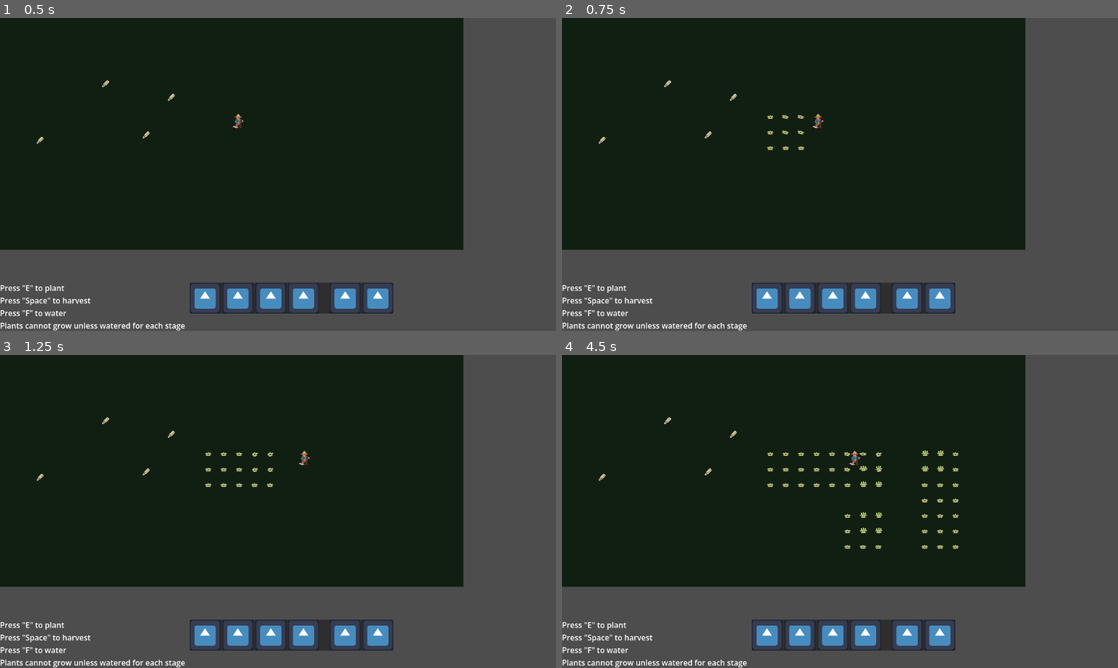
Above: before the commit, frames 1-4 (two rows, left to right).
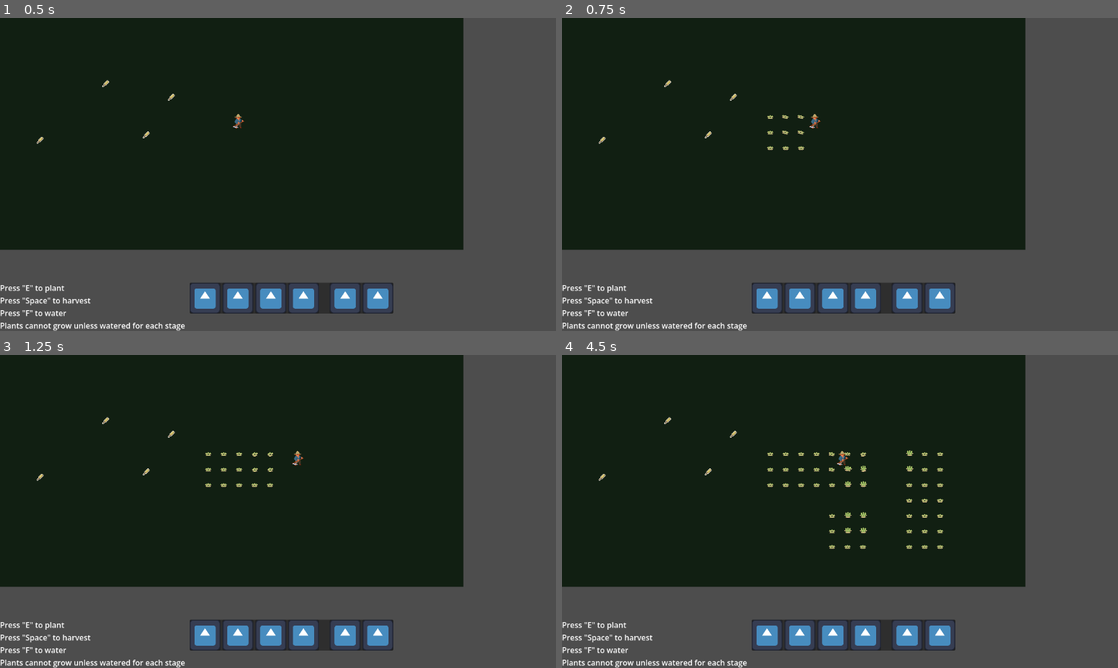
Above: after the commit, the same moments.

Repository: scumpiest/juniper-jam
Game: Godot game, scene res://scenes/main.tscn
The game is run twice, just before and just after one commit, with the same random seed, the same clock (stepped at 60 frames per second) and the same inputs. The engine's default icon, where the game draws it, is replaced by a stand-in: a white triangle on a blue panel in a dark square.
Inputs (mouse positions are in pixels of both pictures, inside the frame that each line leads up to):
- Up to frame 1 (0.5 s): no input
- Up to frame 2 (0.75 s): tap E (plant_seeds) at 0.5 s; move the mouse to (962, 158) at 0.52 s; hold D (move_right) from 0.53 s (still down); hold Space (harvest) from 0.53 s (still down)
- Up to frame 3 (1.25 s): keep holding D (move_right); keep holding Space (harvest); tap E (plant_seeds) at 0.8 s
- Up to frame 4 (4.5 s): tap E (plant_seeds) at 1.25, 1.35, 2, 2.75, 3.05, 3.5 s; move the mouse to (728, 527) at 1.27 s; release D (move_right) at 1.28 s; release Space (harvest) at 1.28 s; hold S (move_down) 1.28-2.03 s; tap F (water) at 1.55, 3.8 s; move the mouse to (895, 442) at 2.02 s; hold D (move_right) 2.03-2.78 s; hold F (water) 2.03-2.78 s; tap Space (harvest) at 2.3, 2.85 s; move the mouse to (812, 574) at 2.77 s; hold W (move_up) 2.78-3.53 s; move the mouse to (1006, 558) at 3.52 s; hold E (plant_seeds) 3.53-4.28 s; hold A (move_left) from 3.53 s (still down); move the mouse to (673, 464) at 4.27 s; tap 1 (slot_1) at 4.35 s

Frame 1 is identical in both runs. In frame 2, less than 0.1% of the frame differs, in the area x 44-48%, y 30-36%; in frame 3, less than 0.1%; in frame 4, 0.6%, in the area x 48-72%, y 30-62%.

Commit message:
Added State Machine
works fully
just needs animations

Diff:
--- a/scenes/player.gd
+++ b/scenes/Player/player.gd
@@ -1,6 +1,5 @@
 extends CharacterBody2D
 
-@export var speed: float = 200.0
 
 @onready var _harvest_area: Area2D = $HarvestArea
 @onready var inventory_ui: CanvasLayer = $InventoryUI
@@ -17,18 +16,15 @@
 
 
 func _process(_delta: float) -> void:
-	var direction := Input.get_vector("move_left", "move_right", "move_up", "move_down")
-	if _can_move:
-		velocity = direction * speed
-	move_and_slide()
+	pass
 
 
 func _unhandled_input(event: InputEvent) -> void:
-	if _can_move:
-		if event.is_action_pressed("harvest"):
-			_try_harvest()
-		if event.is_action_pressed("water"):
-			_try_water()
+	#if _can_move:
+		#if event.is_action_pressed("harvest"):
+			#_try_harvest()
+		#if event.is_action_pressed("water"):
+		#	_try_water()
 	if event.is_action_pressed("inventory"):
 		inventory_ui.visible = !inventory_ui.visible
 		get_tree().paused = !get_tree().paused
@@ -39,11 +35,12 @@
 		if area.is_in_group("crops") and area.has_method("water"):
 			area.water()
 
-
 func _try_harvest() -> void:
 	for area in _harvest_area.get_overlapping_areas():
 		if area.is_in_group("crops") and area.has_method("harvest") and area._current_stage >= area.FINAL_STAGE:
 			area.harvest()
+
+
 
 
 func _on_crop_entered(area: Area2D) -> void:
--- a/scenes/player.tscn
+++ b/scenes/Player/player.tscn
@@ -1,8 +1,14 @@
 [gd_scene format=3 uid="uid://b6imc1i5sl1"]
 
-[ext_resource type="Script" uid="uid://lwh4081sy36q" path="res://scenes/player.gd" id="1_g2els"]
+[ext_resource type="Script" uid="uid://lwh4081sy36q" path="res://scenes/Player/player.gd" id="1_g2els"]
 [ext_resource type="Texture2D" uid="uid://efthg43euj63" path="res://assets/rogues.png" id="2_qhqgy"]
 [ext_resource type="PackedScene" uid="uid://dx1rhfhqivr03" path="res://scenes/Inventory/inventory_ui.tscn" id="3_qhqgy"]
+[ext_resource type="Script" uid="uid://dcfd4qe1bdffi" path="res://scenes/States/state_machine.gd" id="4_c4h5g"]
+[ext_resource type="Script" uid="uid://ddpe8c85my62p" path="res://scenes/States/IdleState.gd" id="5_uiqp4"]
+[ext_resource type="Script" uid="uid://pv33efjejljx" path="res://scenes/States/MovingState.gd" id="6_hvfru"]
+[ext_resource type="Script" uid="uid://ciove08ddvm1s" path="res://scenes/States/HarvestState.gd" id="7_a06cl"]
+[ext_resource type="Script" uid="uid://cp5xip800scyr" path="res://scenes/States/WateringState.gd" id="8_dl1wr"]
+[ext_resource type="Script" uid="uid://chcj7idnd6bgj" path="res://scenes/States/PlantingState.gd" id="9_wwtew"]
 
 [sub_resource type="TileSetAtlasSource" id="TileSetAtlasSource_dqkch"]
 texture = ExtResource("2_qhqgy")
@@ -102,3 +108,31 @@
 
 [node name="InventoryUI" parent="InventoryUI/ColorRect" unique_id=1571437587 instance=ExtResource("3_qhqgy")]
 layout_mode = 1
+
+[node name="StateMachine" type="Node" parent="." unique_id=1759923455 node_paths=PackedStringArray("initial_state")]
+script = ExtResource("4_c4h5g")
+initial_state = NodePath("IdleState")
+
+[node name="IdleState" type="Node" parent="StateMachine" unique_id=1431796037 node_paths=PackedStringArray("player")]
+script = ExtResource("5_uiqp4")
+player = NodePath("../..")
+metadata/_custom_type_script = "uid://ddpe8c85my62p"
+
+[node name="MovingState" type="Node" parent="StateMachine" unique_id=316572892 node_paths=PackedStringArray("player")]
+script = ExtResource("6_hvfru")
+player = NodePath("../..")
+metadata/_custom_type_script = "uid://pv33efjejljx"
+
+[node name="HarvestState" type="Node" parent="StateMachine" unique_id=1651201698 node_paths=PackedStringArray("player")]
+script = ExtResource("7_a06cl")
+player = NodePath("../..")
+metadata/_custom_type_script = "uid://ciove08ddvm1s"
+
+[node name="WateringState" type="Node" parent="StateMachine" unique_id=61076985 node_paths=PackedStringArray("player")]
+script = ExtResource("8_dl1wr")
+player = NodePath("../..")
+metadata/_custom_type_script = "uid://cp5xip800scyr"
+
+[node name="PlantingState" type="Node" parent="StateMachine" unique_id=1511707049]
+script = ExtResource("9_wwtew")
+metadata/_custom_type_script = "uid://chcj7idnd6bgj"
--- /dev/null
+++ b/scenes/States/HarvestState.gd
@@ -0,0 +1,18 @@
+extends State
+class_name HarvestState
+
+@export var player : CharacterBody2D
+@export var animation_player : AnimationPlayer
+
+
+func enter():
+	print(self.name)
+
+
+	#if animation_player:
+	#	animation_player.play("harvest")
+	#	await animation_player.animation_finished
+
+func update(delta : float):
+	player._try_harvest()
+	transitioned.emit(self, "IdleState")
--- /dev/null
+++ b/scenes/States/IdleState.gd
@@ -0,0 +1,31 @@
+extends State
+class_name IdleState
+
+@export var player : CharacterBody2D
+#@export var animation_player : AnimationPlayer
+
+func enter():
+	print(self.name)
+	if player:
+		player.velocity = Vector2.ZERO
+
+		#if animation_player != null:
+			#animation_player.play("idle")
+func physics_update(delta : float):
+	if not player:
+		return
+
+	if player:
+		var direction := Input.get_vector("move_left", "move_right", "move_up", "move_down")
+
+		if direction != Vector2.ZERO:
+			transitioned.emit(self, "MovingState")
+
+func _input(event: InputEvent) -> void:
+	if player._can_move:
+		if event.is_action_pressed("harvest"):
+			transitioned.emit(self, "HarvestState")
+		if event.is_action_pressed("water"):
+			transitioned.emit(self, "WateringState")
+		if event.is_action_pressed("plant_seeds"):
+			transitioned.emit(self, "PlantingState")
--- /dev/null
+++ b/scenes/States/MovingState.gd
@@ -0,0 +1,27 @@
+extends State
+class_name MovingState
+
+@export var player : CharacterBody2D
+
+@export var speed : float = 200.0
+
+func enter():
+	print(self.name)
+
+func physics_update(delta : float):
+	if player and  player._can_move:
+		var direction := Input.get_vector("move_left", "move_right", "move_up", "move_down")
+		player.velocity = direction * speed
+		player.move_and_slide()
+
+		if direction == Vector2.ZERO:
+			transitioned.emit(self, "IdleState")
+
+func _input(event: InputEvent) -> void:
+	if player._can_move:
+		if event.is_action_pressed("harvest"):
+			transitioned.emit(self, "HarvestState")
+		if event.is_action_pressed("water"):
+			transitioned.emit(self, "WateringState")
+		if event.is_action_pressed("plant_seeds"):
+			transitioned.emit(self, "PlantingState")
--- /dev/null
+++ b/scenes/States/PlantingState.gd
@@ -0,0 +1,13 @@
+extends State
+class_name PlantingState
+
+@export var animation_player : AnimationPlayer
+
+func enter():
+	print(self.name)
+	#if animation_player:
+	#	animation_player.play("plant")
+	#	await animation_player.animation_finished
+
+func update(_delta : float):
+	transitioned.emit(self, "IdleState")
--- /dev/null
+++ b/scenes/States/State.gd
@@ -0,0 +1,16 @@
+extends Node
+class_name State
+
+signal transitioned
+
+func enter():
+	pass
+
+func exit():
+	pass
+
+func update(_delta : float):
+	pass
+
+func physics_update(_delta : float):
+	pass
--- /dev/null
+++ b/scenes/States/WateringState.gd
@@ -0,0 +1,17 @@
+extends State
+
+class_name WateringState
+
+@export var player : CharacterBody2D
+@export var animation_player : AnimationPlayer
+
+func enter():
+	print(self.name)
+
+	#if animation_player:
+	#	animation_player.play("water")
+	#	await animation_player.animation_finished
+
+func update(delta : float):
+	player._try_water()
+	transitioned.emit(self, "IdleState")
--- /dev/null
+++ b/scenes/States/state_machine.gd
@@ -0,0 +1,40 @@
+extends Node
+
+@export var initial_state : State
+
+var current_state : State
+var states : Dictionary = {}
+
+func _ready() -> void:
+	for child in get_children():
+		if child is State:
+			states[child.name.to_lower()] = child
+			child.transitioned.connect(_on_child_transition)
+
+	if initial_state:
+		initial_state.enter()
+		current_state = initial_state
+
+func _process(delta: float) -> void:
+	if current_state:
+		current_state.update(delta)
+
+func _physics_process(delta: float) -> void:
+	if current_state:
+		current_state.physics_update(delta)
+
+func _on_child_transition(state, new_state_name):
+	if state != current_state:
+		return
+
+	var new_state = states.get(new_state_name.to_lower())
+
+	if !new_state:
+		return
+
+	if current_state:
+		current_state.exit()
+
+	new_state.enter()
+
+	current_state = new_state
--- a/scenes/main.tscn
+++ b/scenes/main.tscn
@@ -4,8 +4,8 @@
 [ext_resource type="Script" uid="uid://b3h7xeh1degr5" path="res://scenes/ground_area.gd" id="2_jyhfs"]
 [ext_resource type="Script" uid="uid://b1tclv1q0ff3p" path="res://scenes/tile_manager.gd" id="3_tbgi4"]
 [ext_resource type="PackedScene" uid="uid://y3g2jjhgfjvd" path="res://scenes/plant/plant.tscn" id="4_jyhfs"]
-[ext_resource type="PackedScene" uid="uid://b6imc1i5sl1" path="res://scenes/player.tscn" id="5_tbgi4"]
-[ext_resource type="PackedScene" uid="uid://d4nkaow8q86gb" path="res://scenes/hotbar.tscn" id="6_tefeu"]
+[ext_resource type="PackedScene" uid="uid://b6imc1i5sl1" path="res://scenes/Player/player.tscn" id="5_tbgi4"]
+[ext_resource type="PackedScene" uid="uid://d4nkaow8q86gb" path="res://scenes/Hotbar/hotbar.tscn" id="6_tefeu"]
 [ext_resource type="PackedScene" uid="uid://c8dropitem001" path="res://scenes/dropped_item/dropped_item.tscn" id="7_o6xl0"]
 
 [sub_resource type="TileSetAtlasSource" id="TileSetAtlasSource_tbgi4"]
Renamed: scenes/hotbar.tscn -> scenes/Hotbar/hotbar.tscn
Renamed: scenes/player.gd.uid -> scenes/Player/player.gd.uid
Not shown, added: scenes/States/HarvestState.gd.uid
Not shown, added: scenes/States/IdleState.gd.uid
Not shown, added: scenes/States/MovingState.gd.uid
Not shown, added: scenes/States/PlantingState.gd.uid
Not shown, added: scenes/States/State.gd.uid
Not shown, added: scenes/States/WateringState.gd.uid
Not shown, added: scenes/States/state_machine.gd.uid
Not shown, added: scenes/Player/player.tscn4047999316.tmp
